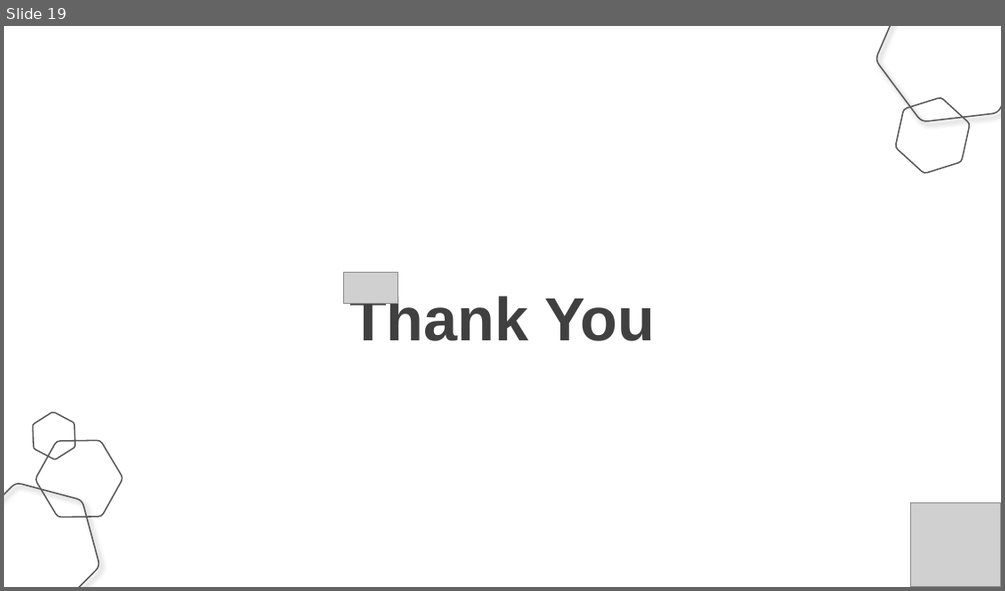
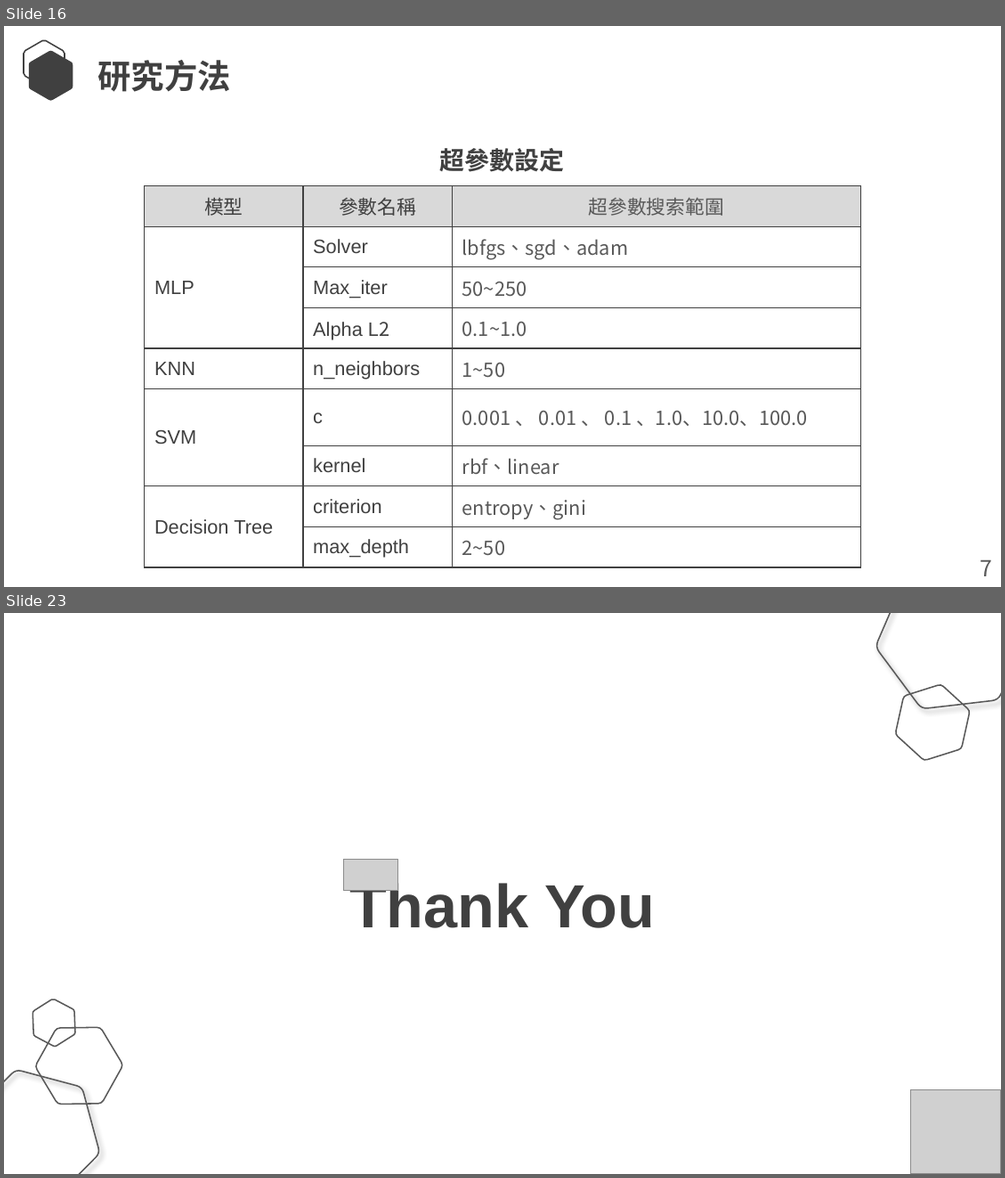
Before and after one commit to Lcwei-0708/lcwei-0708.github.io, a slide deck: data/應用機器學習演算法改善模型優化方法的研究-以UCI慢性腎臟疾病資料集為例/應用機器學習演算法改善模型優化方法的研究-以UCI慢性腎臟疾病資料集為例.pptx. Shown one above the other, each under a label of ours: slide 19 before the commit, slides 16 and 23 after it; the slides between them are not shown. The pictures are 1005x591 and 1005x1178 pixels, drawn with LibreOffice and Linux fonts; fonts in the diff are those of the drawing; grey boxes stand for pictures. Boxes give left, top, right and bottom in pixels: in the first picture for what was removed or moved away, otherwise in the second. Text is boxed around its words. In the diff, an @@ line names an element or a change of style, - is before the commit and + after.

```diff
--- a/data/應用機器學習演算法改善模型優化方法的研究-以UCI慢性腎臟疾病資料集為例/應用機器學習演算法改善模型優化方法的研究-以UCI慢性腎臟疾病資料集為例.pptx
+++ b/data/應用機器學習演算法改善模型優化方法的研究-以UCI慢性腎臟疾病資料集為例/應用機器學習演算法改善模型優化方法的研究-以UCI慢性腎臟疾病資料集為例.pptx
@@ slide 16 added at bbox=[4, 26, 1001, 587], background #FFFFFF @@
@@ freeform shape added at bbox=[24, 40, 65, 87], outline #404040 1 pt @@
@@ freeform shape added at bbox=[29, 51, 73, 101], fill #404040 @@
@@ text added at bbox=[97, 60, 230, 92], 24 pt, text #404040, bold @@
+研究方法
@@ text added at bbox=[440, 148, 565, 172], 18 pt, text #404040, bold @@
+超參數設定
@@ table added at bbox=[145, 185, 860, 561], 9 rows, 3 columns @@
+模型 | 參數名稱 | 超參數搜索範圍
+MLP | Solver | lbfgs、sgd、adam
+ | Max_iter | 50~250
+ | Alpha L2 | 0.1~1.0
+KNN | n_neighbors | 1~50
+SVM | c | 0.001 、 0.01 、 0.1 、1.0、10.0、100.0
+ | kernel | rbf、linear
+Decision Tree | criterion | entropy、gini
+ | max_depth | 2~50
@@ text added at bbox=[979, 560, 992, 576], 16 pt, text #595959 @@
+7
@@ what was slide 19 is now slide 23 @@
```
Also in this commit, not shown: 3 slides changed, 15 other slides added, 12 slides removed.
